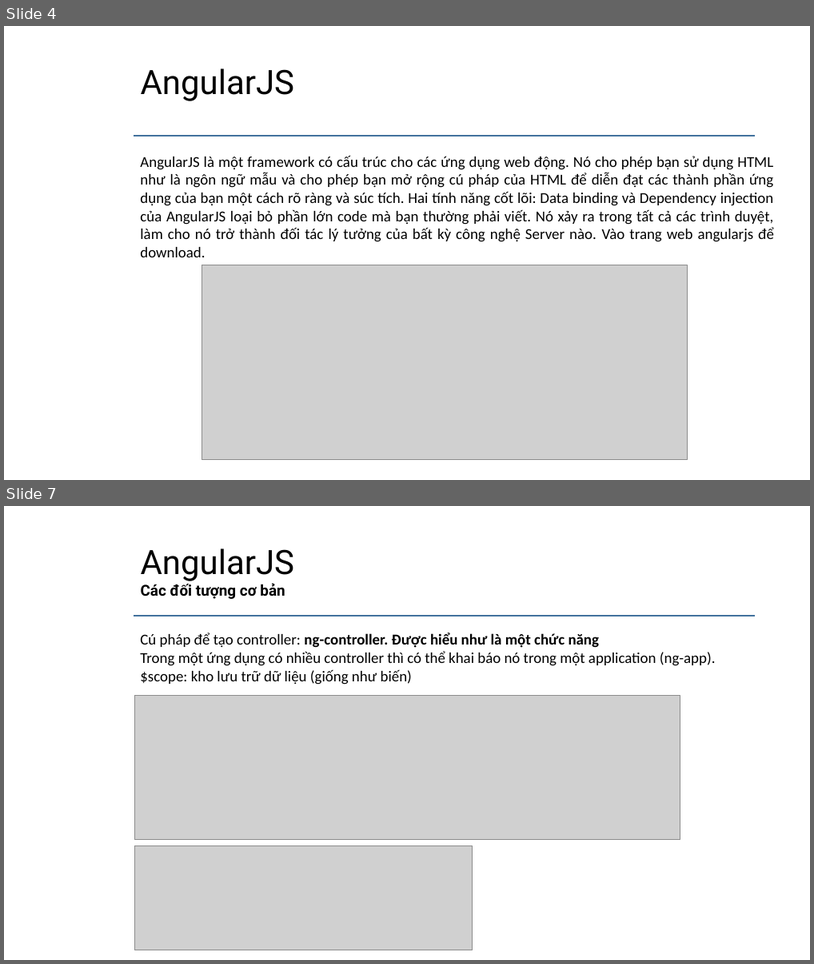
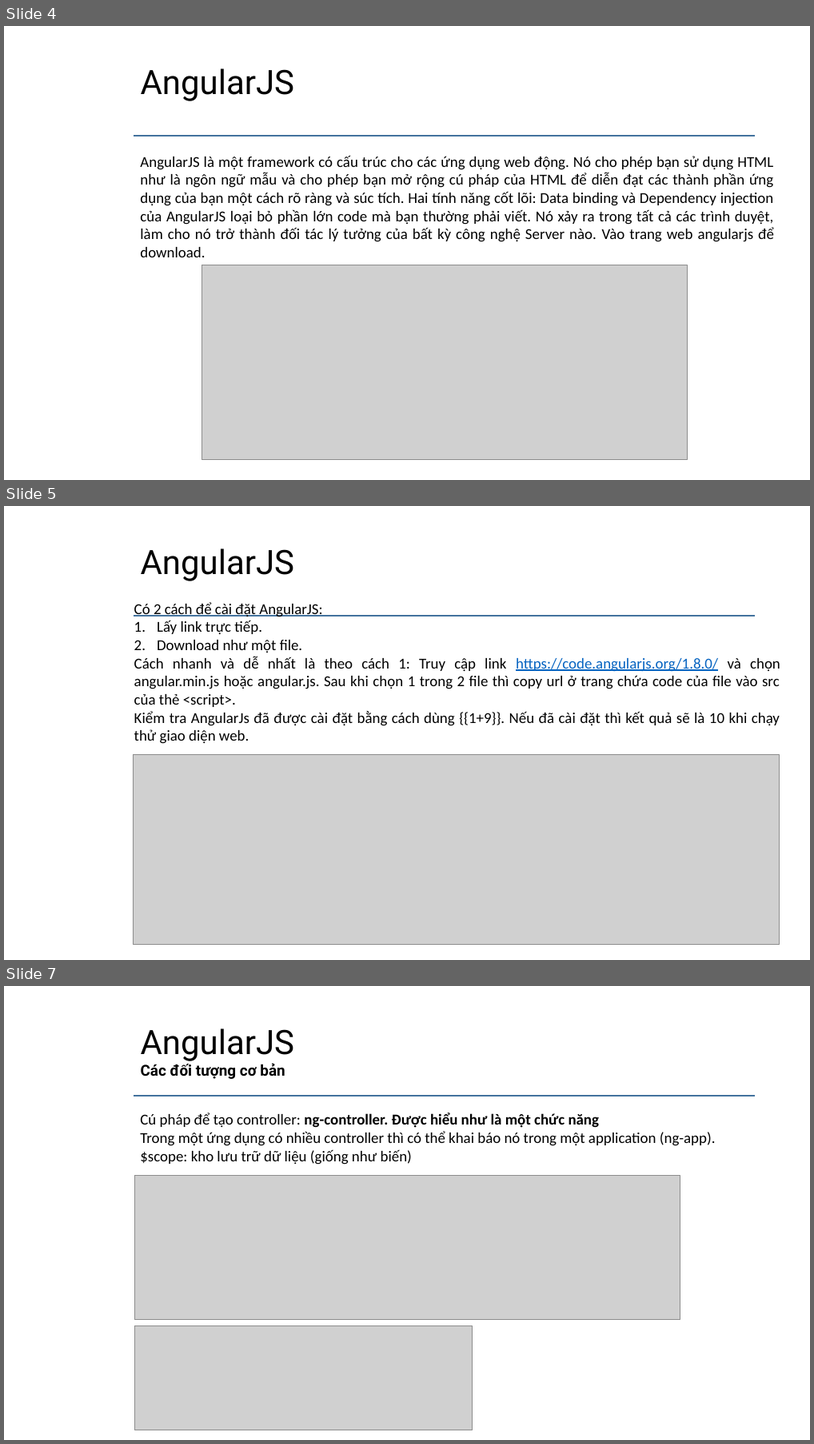
Before and after one commit to daotuyen9244/Indruino-Iot-Project, a slide deck: FW/Minh/Task4/Task4 - Minh.pptx. Shown one above the other, each under a label of ours: slides 4 and 7 before the commit, slides 4, 5 and 7 after it; the slides between them are not shown. The pictures are 814x964 and 814x1444 pixels, drawn with LibreOffice and Linux fonts; fonts in the diff are those of the drawing; grey boxes stand for pictures; background and template pictures are left out. Boxes give left, top, right and bottom in pixels: in the first picture for what was removed or moved away, otherwise in the second. Text is boxed around its words. In the diff, an @@ line names an element or a change of style, - is before the commit and + after.

```diff
--- a/FW/Minh/Task4/Task4 - Minh.pptx
+++ b/FW/Minh/Task4/Task4 - Minh.pptx
@@ slide 5 added at (x1=4, y1=506, x2=810, y2=960), background #FFFFFF; not listed: 1 template element that a slide beside it also shows @@
@@ title added at (x1=141, y1=548, x2=294, y2=581), 40 pt, text #000000 @@
+AngularJS
@@ text added at (x1=134, y1=602, x2=781, y2=744), 18 pt, text #000000 @@
+Có 2 cách để cài đặt AngularJS:
+1. Lấy link trực tiếp.
+2. Download như một file.
+Cách nhanh và dễ nhất là theo cách 1: Truy cập link https://code.angularjs.org/1.8.0/ và chọn angular.min.js hoặc angular.js. Sau khi chọn 1 trong 2 file thì copy url ở trang chứa code của file vào src của thẻ <script>.
+Kiểm tra AngularJs đã được cài đặt bằng cách dùng {{1+9}}. Nếu đã cài đặt thì kết quả sẽ là 10 khi chạy thử giao diện web.
@@ picture added at (x1=134, y1=754, x2=779, y2=944) @@
```
Also in this commit, not shown: 1 slide changed, 1 slide removed.
